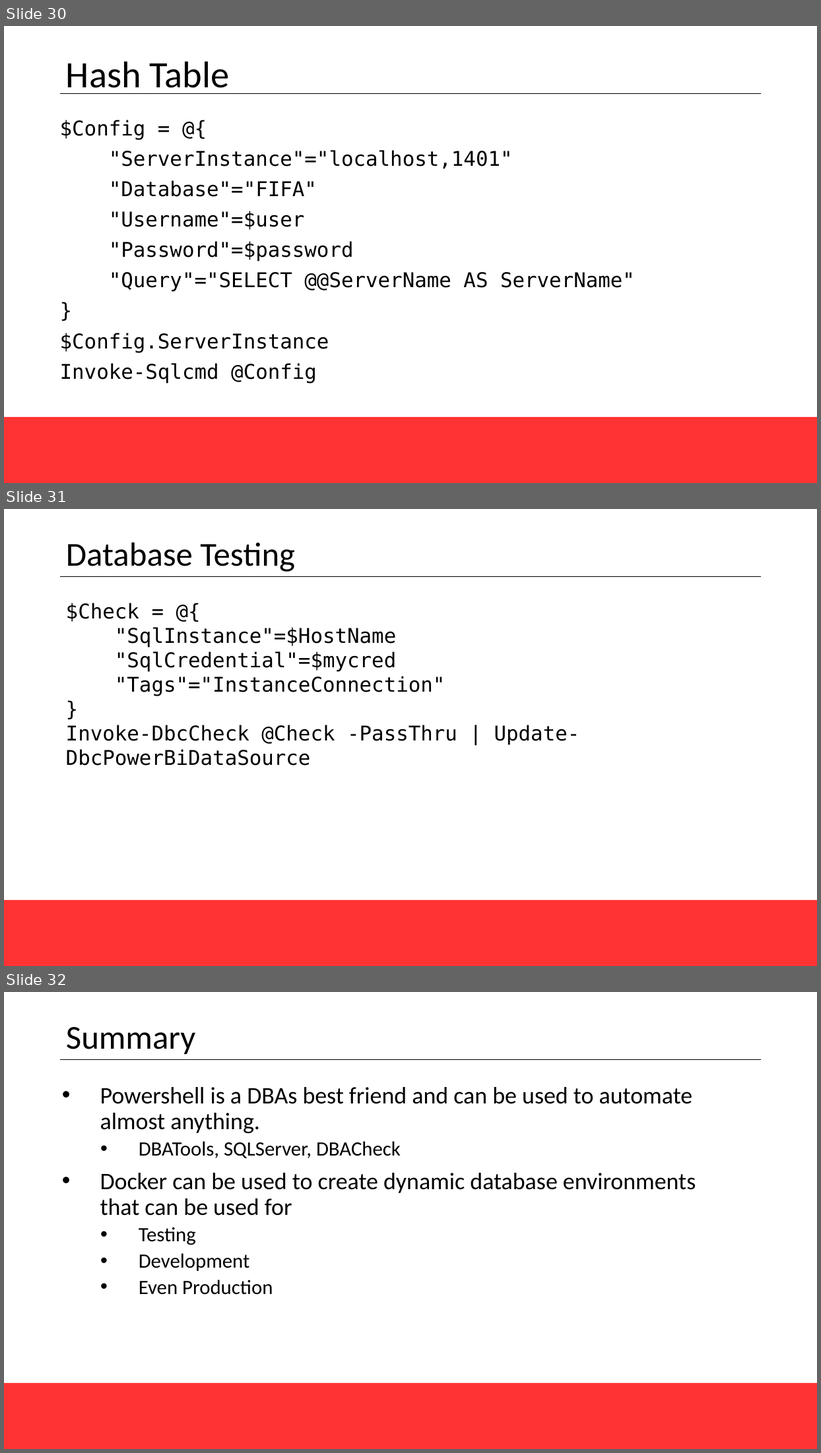
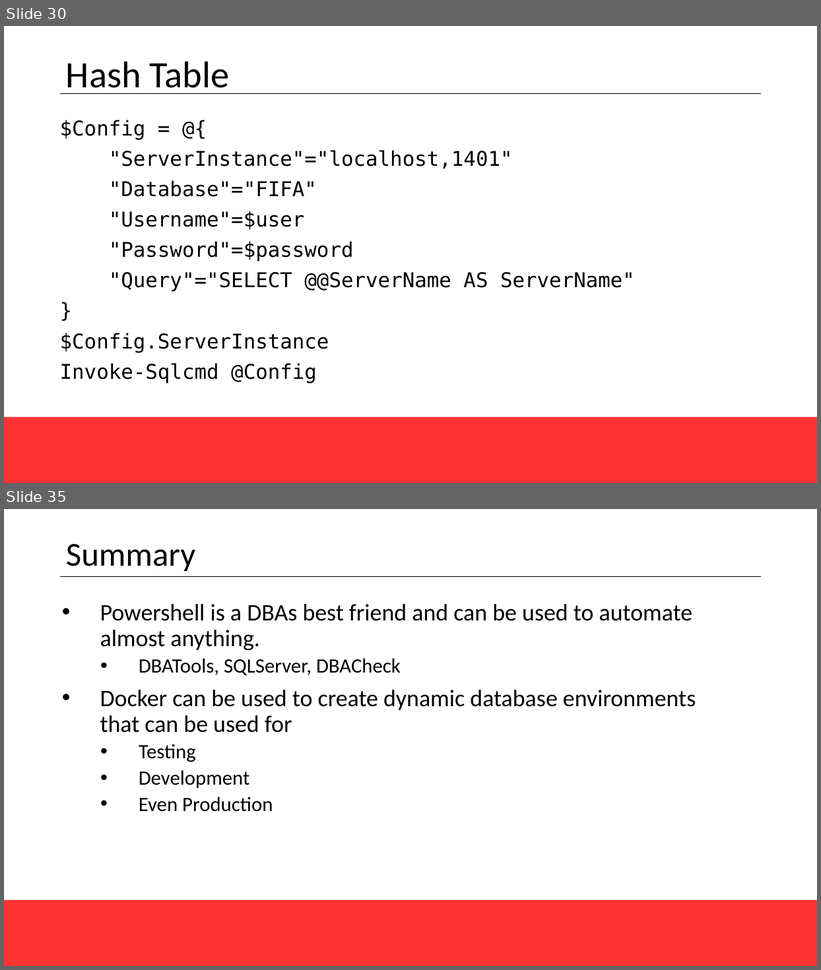
Before and after one commit to SQLPioneer/Presentations, a slide deck: Automation/EnvironmentAutomationGroupBy2021.pptx. Shown one above the other, each under a label of ours: slides 30, 31 and 32 before the commit, slides 30 and 35 after it; the slides between them are not shown. The pictures are 821x1453 and 821x970 pixels, drawn with LibreOffice and Linux fonts; fonts in the diff are those of the drawing; background and template pictures are left out. Boxes give left, top, right and bottom in pixels: in the first picture for what was removed or moved away, otherwise in the second. Text is boxed around its words. In the diff, an @@ line names an element or a change of style, - is before the commit and + after.

Commit message:
Add Docker commands for working with Powershell Container

```diff
--- a/Automation/EnvironmentAutomationGroupBy2021.pptx
+++ b/Automation/EnvironmentAutomationGroupBy2021.pptx
@@ slide 31 removed at [4,509,817,966], background #FFFFFF; not listed: 1 template element that a slide beside it also shows @@
@@ title removed at [66,542,295,572] @@
-Database Testing
@@ line removed from (60, 577) to (762, 577) @@
@@ text removed at [66,603,580,766] @@
-$Check = @{
-"SqlInstance"=$HostName
-"SqlCredential"=$mycred
-"Tags"="InstanceConnection"
-}
-Invoke-DbcCheck @Check -PassThru | Update-DbcPowerBiDataSource
@@ what was slide 32 is now slide 35 @@
```
Also in this commit, not shown: 2 slides changed, 4 slides added, 2 other files.
